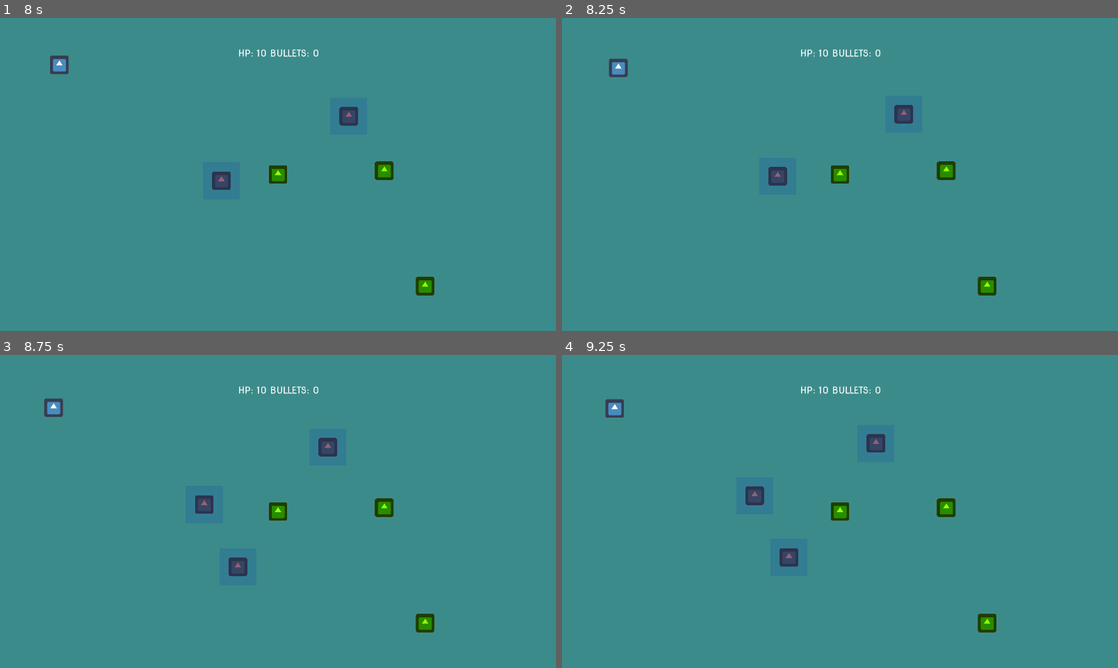
Above: before the commit, frames 1-4 (two rows, left to right).
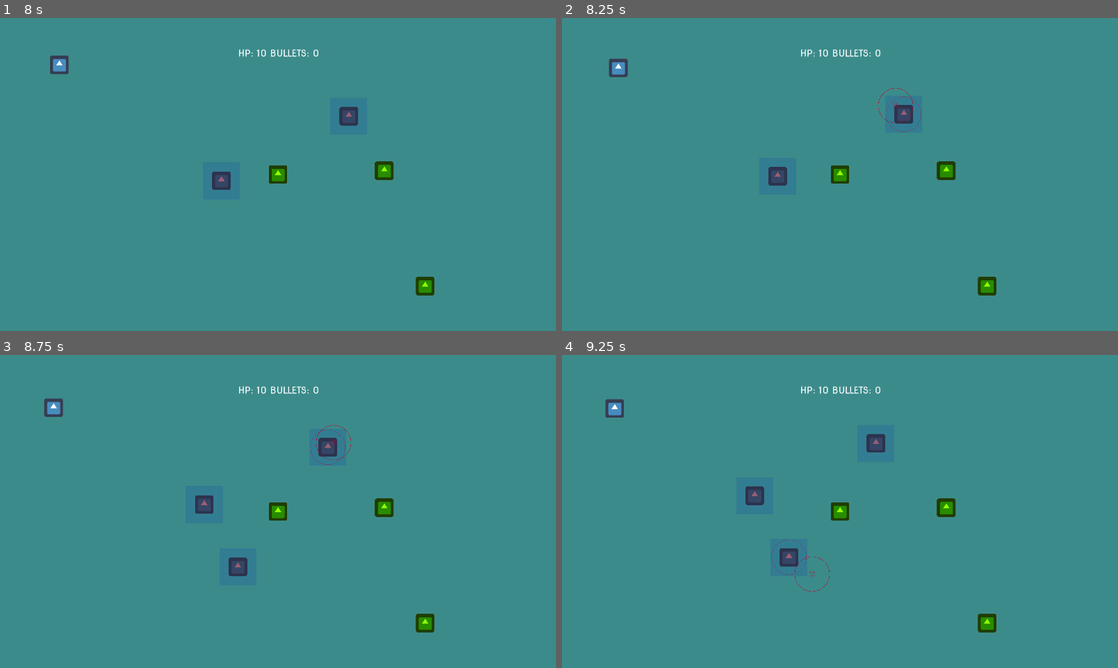
Above: after the commit, the same moments.

Repository: CoderDojoNKPG/GodotWorkshop
Game: Godot game, scene res://menu.tscn
Same seed, same stepped clock (60 frames per second), same inputs: the game is played once before the commit and once after it. The engine's default icon, where the game draws it, is replaced by a stand-in: a white triangle on a blue panel in a dark square.
Inputs (mouse positions are in pixels of both pictures, inside the frame that each line leads up to):
- Up to frame 1 (8 s): click "START" at 0.5 s; click "START" at 1.25 s; click "START" at 2 s; move the mouse to (250, 237) at 2.77 s; click (250, 237) at 2.92 s; move the mouse to (444, 221) at 3.52 s; click (444, 221) at 3.67 s; move the mouse to (111, 127) at 4.27 s; click (111, 127) at 4.42 s; move the mouse to (305, 174) at 5.02 s; click (305, 174) at 5.17 s; move the mouse to (194, 96) at 5.77 s; click (194, 96) at 5.92 s; move the mouse to (400, 158) at 6.52 s; click (400, 158) at 6.67 s; move the mouse to (166, 190) at 7.27 s; click (166, 190) at 7.42 s
- Up to frame 2 (8.25 s): move the mouse to (895, 105) at 8.02 s; click (895, 105) at 8.17 s
- Up to frame 3 (8.75 s): no input
- Up to frame 4 (9.25 s): move the mouse to (812, 574) at 8.77 s; click (812, 574) at 8.92 s

Frame 1 is identical in both runs. In frame 2, less than 0.1% of the frame differs, in the area x 56-65%, y 22-37%; in frame 3, less than 0.1%, in the area x 55-64%, y 22-36%; in frame 4, less than 0.1%.

Commit message:
Flyttat draw till booo
Så att "siktet" endasst visas om musen är över en fiende

Diff:
--- a/GodotSample/actors/booo.gd
+++ b/GodotSample/actors/booo.gd
@@ -5,16 +5,23 @@
 
 @onready var main = $"../.."
 @onready var player = $"../../Player"
+@onready var drawer = $Draw
+
+func _ready() -> void:
+	drawer.set_process(false)
 
 func _process(delta):
+	# Flytta endast om spelet inte är förlorat
 	if not main.game_over:
 		position  = position.move_toward(goal, delta * speed)
+
+	# När målet är nått hämta spelarens position
 	if position == goal:
 		goal = $"../../Player".position
 
 func _on_Booo_area_entered(area):
 	if area.name == 'Player':
-		main.damage_taken()
+		player.damage_taken()
 
 func pass_player_pos(vec):
 	goal = vec
@@ -26,3 +33,14 @@
 	if event is InputEventMouseButton:
 		if event.pressed == true:
 			player.launch_bullet(self)
+
+
+func _on_color_rect_mouse_entered() -> void:
+	drawer.is_hovering = true
+	drawer.set_process(true)
+
+
+func _on_color_rect_mouse_exited() -> void:
+	drawer.is_hovering = false
+	drawer.set_process(false)
+	drawer.queue_redraw()
--- a/GodotSample/actors/booo.tscn
+++ b/GodotSample/actors/booo.tscn
@@ -1,7 +1,8 @@
-[gd_scene load_steps=4 format=3 uid="uid://dyndo7as8w4xi"]
+[gd_scene load_steps=5 format=3 uid="uid://dyndo7as8w4xi"]
 
 [ext_resource type="Texture2D" uid="uid://cw2rk6ncv2suw" path="res://icon.png" id="1"]
 [ext_resource type="Script" uid="uid://brdbxdpfn1bpv" path="res://actors/booo.gd" id="2"]
+[ext_resource type="Script" uid="uid://blubilk0gngji" path="res://scripts/draw.gd" id="3_v7qys"]
 
 [sub_resource type="CircleShape2D" id="3"]
 radius = 32.0156
@@ -16,12 +17,17 @@
 [node name="BoooCollisionShape" type="CollisionShape2D" parent="."]
 shape = SubResource("3")
 
-[node name="ColorRect" type="ColorRect" parent="."]
+[node name="ColorRect" type="ColorRect" parent="." groups=["booo"]]
 modulate = Color(0.145098, 0.396078, 0.611765, 0.376471)
 offset_left = -64.0
 offset_top = -64.0
 offset_right = 64.0
 offset_bottom = 64.0
 
+[node name="Draw" type="Node2D" parent="."]
+script = ExtResource("3_v7qys")
+
 [connection signal="area_entered" from="." to="." method="_on_Booo_area_entered"]
 [connection signal="gui_input" from="ColorRect" to="." method="_on_ColorRect_gui_input"]
+[connection signal="mouse_entered" from="ColorRect" to="." method="_on_color_rect_mouse_entered"]
+[connection signal="mouse_exited" from="ColorRect" to="." method="_on_color_rect_mouse_exited"]
--- a/GodotSample/picks.gd
+++ b/GodotSample/picks.gd
@@ -5,6 +5,7 @@
 var pick_scene: PackedScene = preload("res://actors/pick.tscn")
 
 func create_pick():
+	# Skapar en pickup som placeras på scenen på slumpad position
 	var instance = pick_scene.instantiate()
 	randomize()
 	var rand_w = randi() % w
--- a/GodotSample/project.godot
+++ b/GodotSample/project.godot
@@ -1,3 +1,11 @@
+; Engine configuration file.
+; It's best edited using the editor UI and not directly,
+; since the parameters that go here are not all obvious.
+;
+; Format:
+;   [section] ; section goes between []
+;   param=value ; assign values to parameters
+
 config_version=5
 
 [application]
--- a/GodotSample/scripts/booos.gd
+++ b/GodotSample/scripts/booos.gd
@@ -5,6 +5,7 @@
 @onready var player = get_node("../Player")
 
 func create_booo():
+	# Skapar en fiende som spawnas till scenen på slumpad postition
 	var instance = booo_scene.instantiate()
 	randomize()
 	var rand_w = randi() % w
--- a/GodotSample/scripts/draw.gd
+++ b/GodotSample/scripts/draw.gd
@@ -1,23 +1,14 @@
 extends Node2D
-var index = 0
-@onready var first_booo = $"../Booos".get_child(0)
 
+var is_hovering := false
 
-func _process(delta):
-	if index == 0:
+func _process(_delta):
+	if is_hovering:
 		queue_redraw()
-	else:
-		index += 1
-		if index > 600:
-			index == 0
 
 func _draw():
-	var blue : Color = Color(0,0,1,0.5)
-	draw_circle(get_global_mouse_position(),60,blue,false)
-#	if is_instance_valid(first_booo):
-#		draw_arc(first_booo.position, 50, 0, 2 * PI, 64, red, 0.5)
-#	else:
-#		get_first_booo()
-
-func get_first_booo():
-	first_booo = $"../Booos".get_child(0)
+	if is_hovering:
+		draw_circle(Vector2(0,0), 60, Color(0.739, 0.007, 0.173, 0.5),false)
+		draw_circle(get_local_mouse_position(),60,Color(0.739, 0.007, 0.173, 1),false)
+		draw_circle(get_local_mouse_position(),10,Color(0.739, 0.007, 0.173, 1),false)
+		draw_circle(get_local_mouse_position(),5,Color(0.739, 0.007, 0.173, 1),false)
